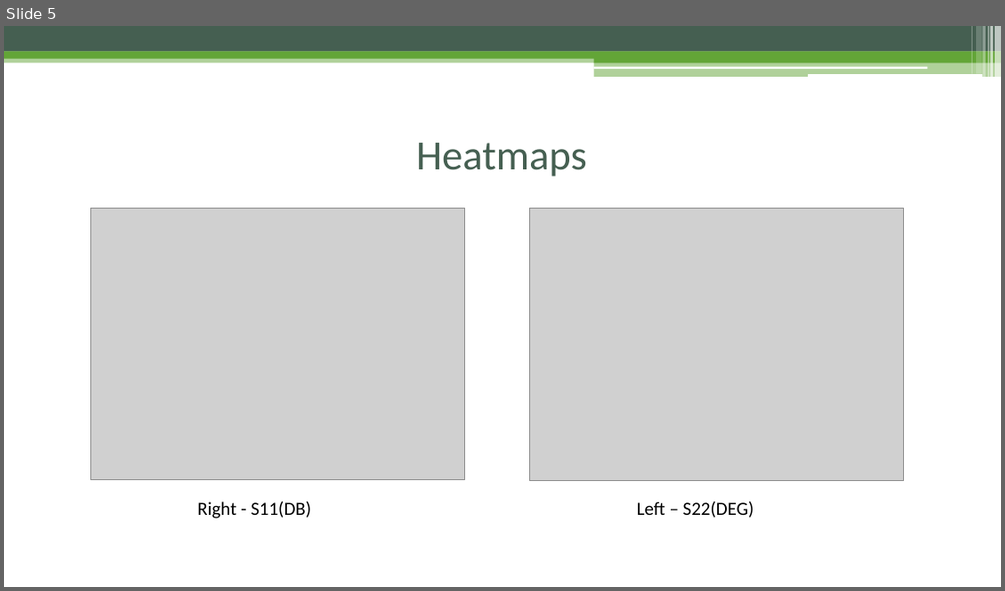
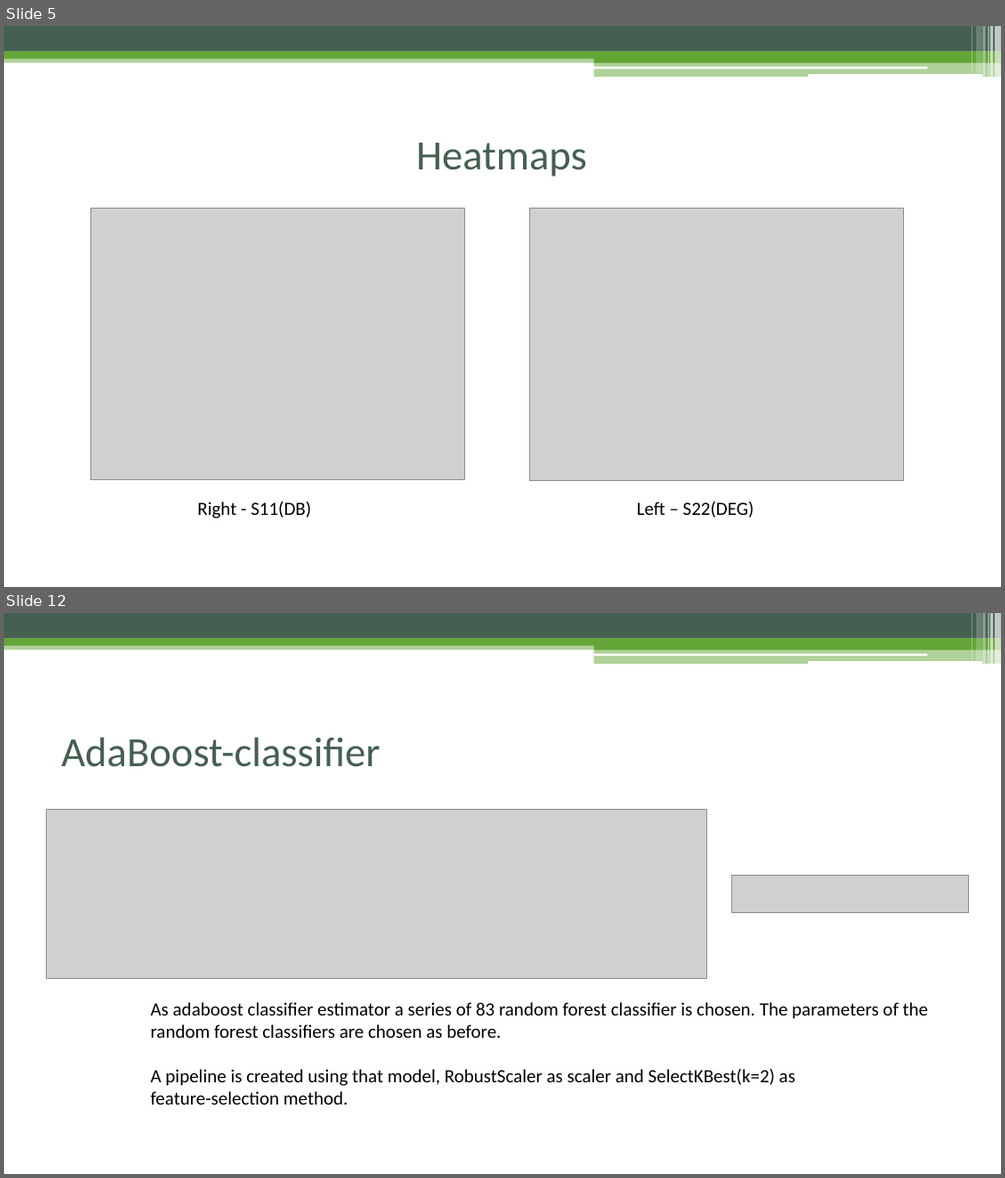
Before and after one commit to EmanueleTinghi/Data-Mining-Project, a slide deck: Docs/Presentation.pptx. Shown one above the other, each under a label of ours: slide 5 before the commit, slides 5 and 12 after it; the slides between them are not shown. The pictures are 1005x591 and 1005x1178 pixels, drawn with LibreOffice and Linux fonts; fonts in the diff are those of the drawing; grey boxes stand for pictures. Boxes give left, top, right and bottom in pixels: in the first picture for what was removed or moved away, otherwise in the second. Text is boxed around its words. In the diff, an @@ line names an element or a change of style, - is before the commit and + after.

```diff
--- a/Docs/Presentation.pptx
+++ b/Docs/Presentation.pptx
@@ slide 12 added at [4, 613, 1001, 1174], background #FFFFFF; not listed: 13 template elements that a slide beside it also shows @@
@@ title added at [61, 737, 380, 767], 40 pt, text #455F51 @@
+AdaBoost-classifier
@@ picture added at [46, 809, 707, 978] @@
@@ picture added at [732, 875, 969, 912] @@
@@ text added at [151, 1002, 928, 1104], 18 pt, text #000000 @@
+As adaboost classifier estimator a series of 83 random forest classifier is chosen. The parameters of the random forest classifiers are chosen as before.
+A pipeline is created using that model, RobustScaler as scaler and SelectKBest(k=2) as
+feature-selection method.
```
Also in this commit, not shown: 3 slides changed, 10 other slides added, 10 slides removed, 3 other files.
